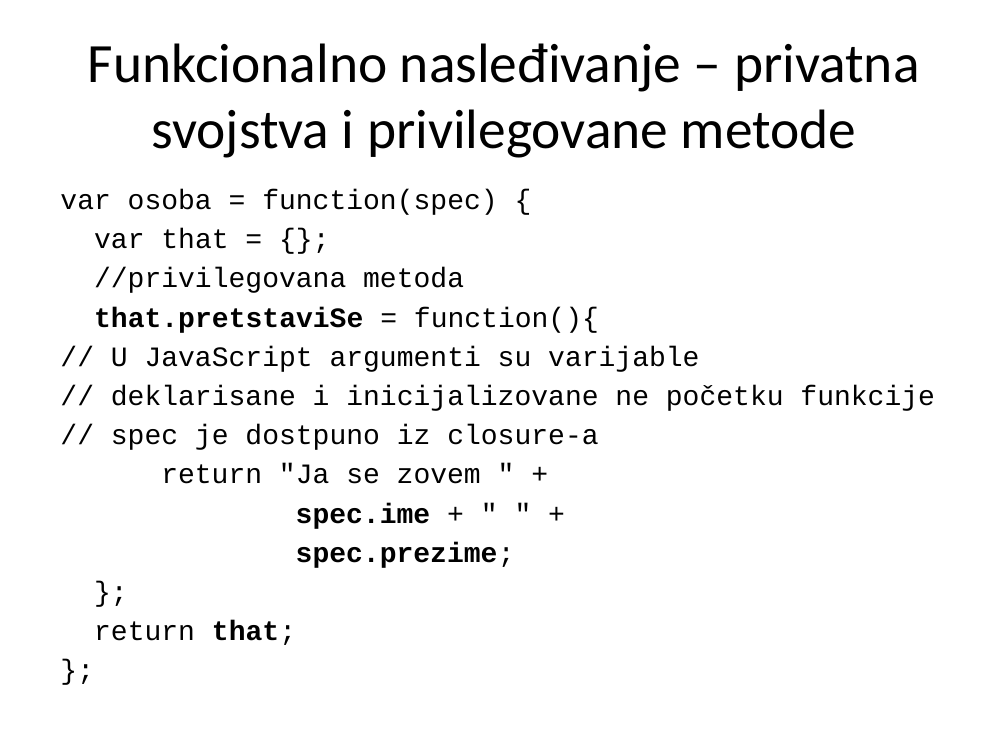
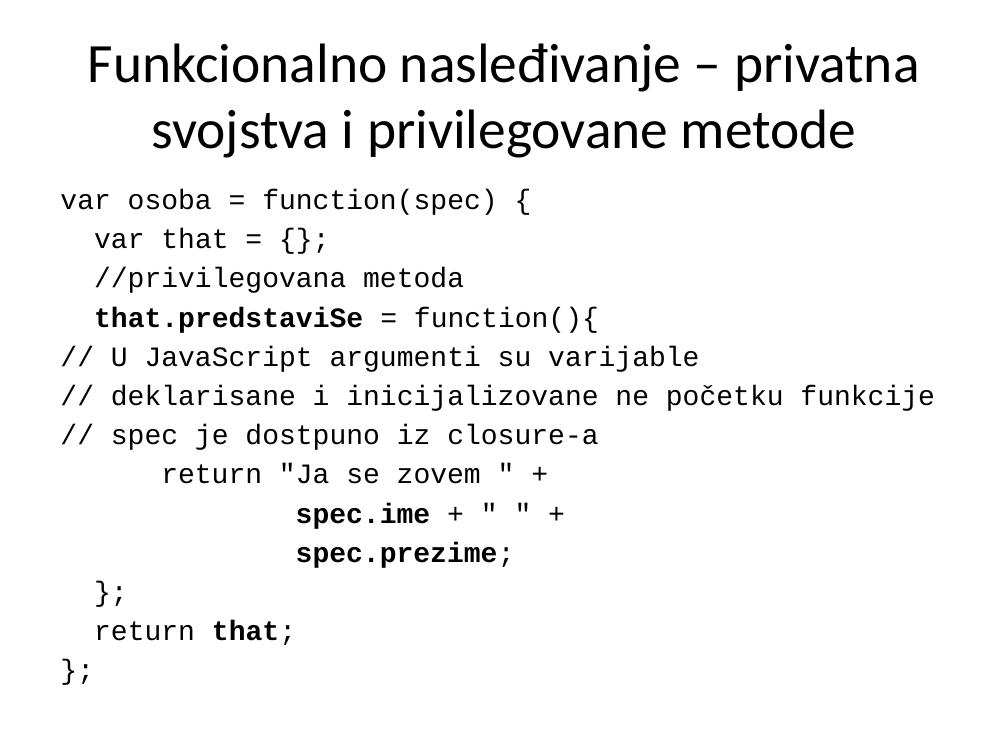
Before and after one commit to Cobrijani/2016, a slide deck: slide 22 of JavaScript/03_Nasledjivanje/JavaScript_03_Nasledjivanje.pptx. Drawn at 1008x756 pixels with LibreOffice and Linux fonts; fonts in the diff are those of the drawing. Boxes give left, top, right and bottom in pixels: in the first picture for what was removed or moved away, otherwise in the second. Text is boxed around its words. In the diff, an @@ line names an element or a change of style, - is before the commit and + after.

```diff
--- a/JavaScript/03_Nasledjivanje/JavaScript_03_Nasledjivanje.pptx
+++ b/JavaScript/03_Nasledjivanje/JavaScript_03_Nasledjivanje.pptx
@@ text at (94,307,599,333): text changed @@
-that.pretstaviSe = function(){
+that.predstaviSe = function(){
```
Also in this commit, not shown: 7 other slides changed, 4 other files.
